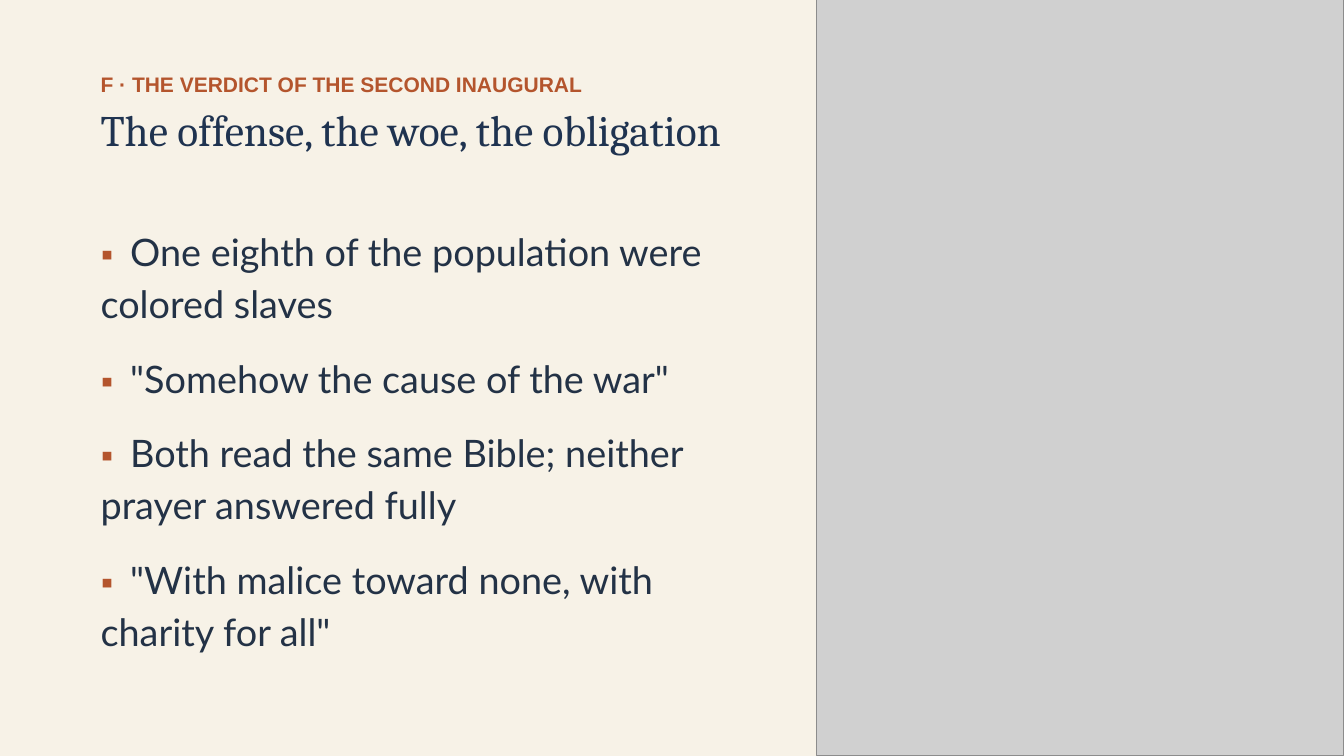
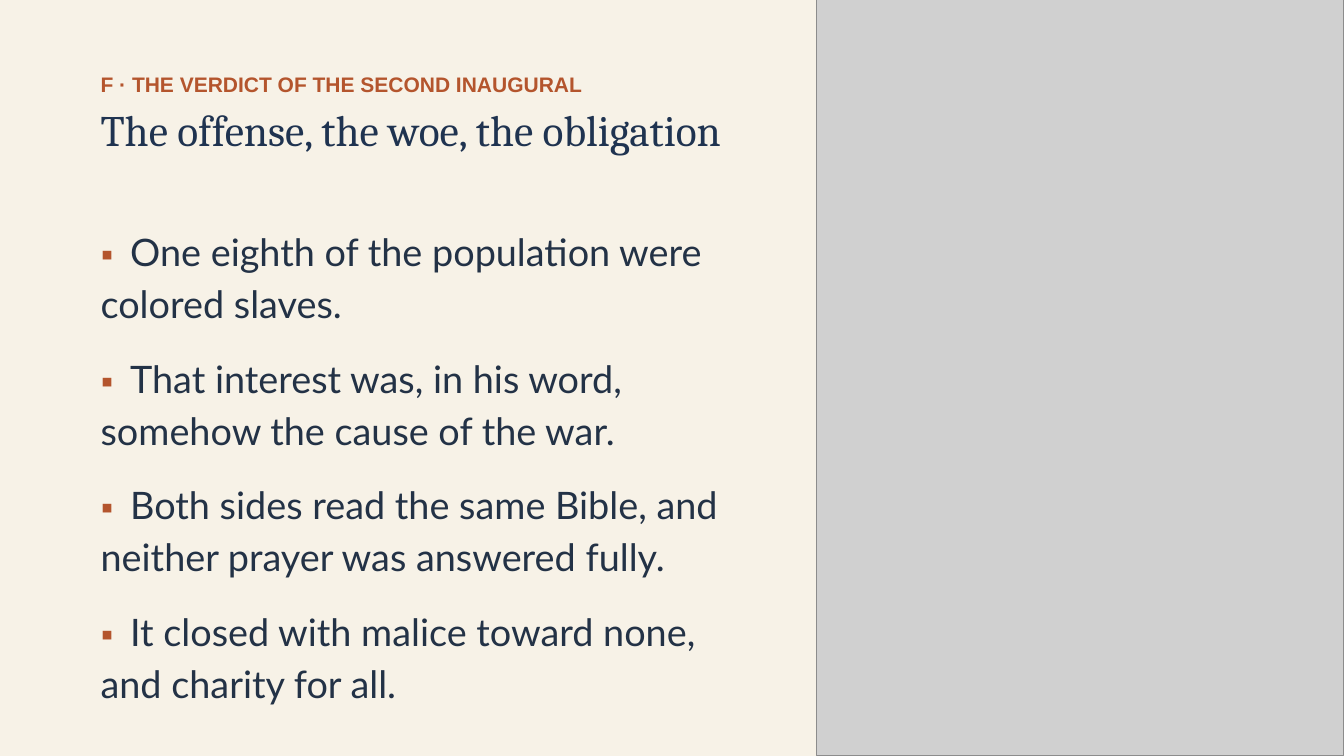
Before and after one commit to ab17gthb/humanities-curriculum-group, a slide deck: slide 21 of sectional-crisis/lesson-08/lesson-08-slides.pptx. Drawn at 1344x756 pixels with LibreOffice and Linux fonts; fonts in the diff are those of the drawing; grey boxes stand for pictures. Boxes give left, top, right and bottom in pixels: in the first picture for what was removed or moved away, otherwise in the second. Text is boxed around its words. In the diff, an @@ line names an element or a change of style, - is before the commit and + after.

```diff
--- a/sectional-crisis/lesson-08/lesson-08-slides.pptx
+++ b/sectional-crisis/lesson-08/lesson-08-slides.pptx
@@ text at (101,238,718,699): text changed @@
-▪ One eighth of the population were colored slaves
-▪ "Somehow the cause of the war"
-▪ Both read the same Bible; neither prayer answered fully
-▪ "With malice toward none, with charity for all"
+▪ One eighth of the population were colored slaves.
+▪ That interest was, in his word, somehow the cause of the war.
+▪ Both sides read the same Bible, and neither prayer was answered fully.
+▪ It closed with malice toward none, and charity for all.
```
Also in this commit, not shown: 11 other slides changed, 6 other files.
